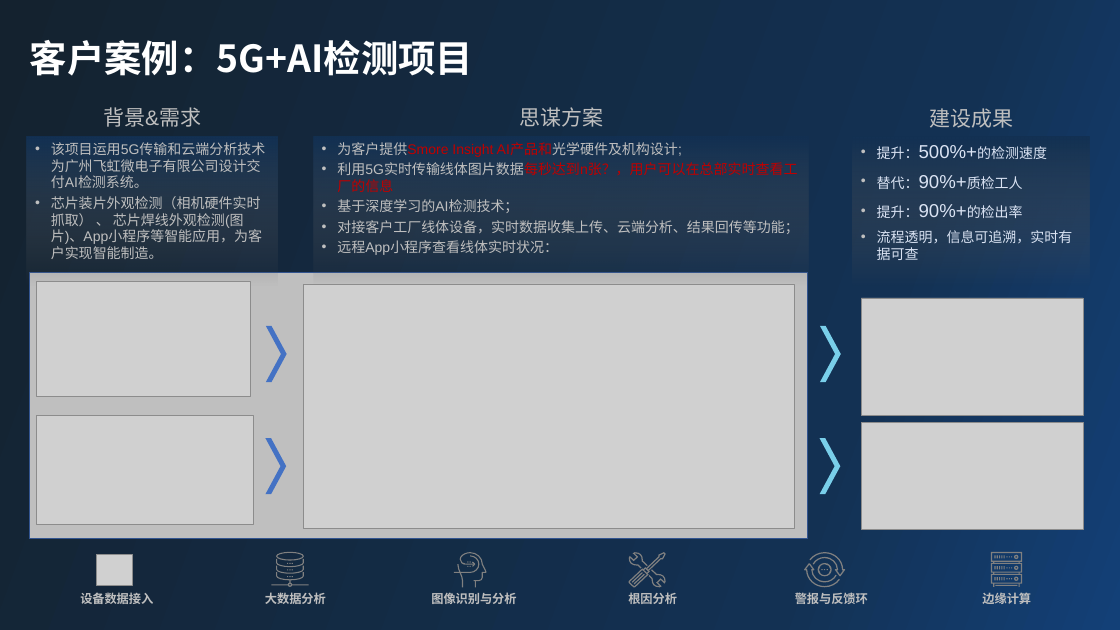
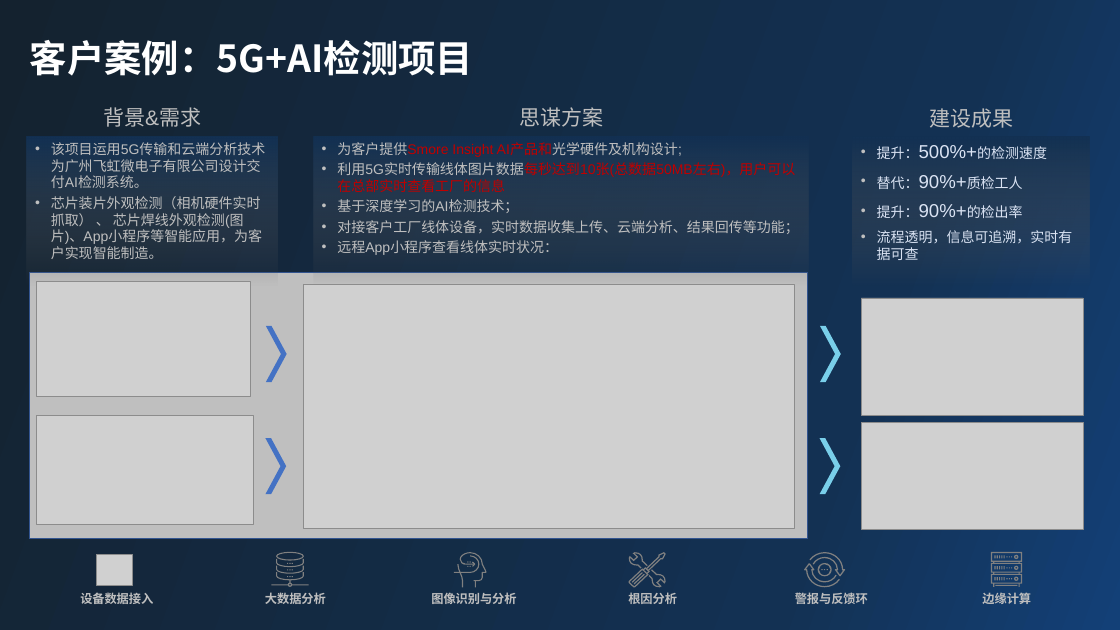
Before and after one commit to wanglvhh/Solution_2021, a slide deck: slide 1 of 2021/06/科东(广州)软件科技有限公司-广州飞虹微电子有限公司 焊线装片工序不良检测/（5G+AI）飞虹微电子.pptx. Drawn at 1120x630 pixels with LibreOffice and Linux fonts; fonts in the diff are those of the drawing; grey boxes stand for pictures; background and template pictures are left out. Boxes give left, top, right and bottom in pixels: in the first picture for what was removed or moved away, otherwise in the second. Text is boxed around its words. In the diff, an @@ line names an element or a change of style, - is before the commit and + after.

Commit message:
Update

```diff
--- a/2021/06/科东(广州)软件科技有限公司-广州飞虹微电子有限公司 焊线装片工序不良检测/（5G+AI）飞虹微电子.pptx
+++ b/2021/06/科东(广州)软件科技有限公司-广州飞虹微电子有限公司 焊线装片工序不良检测/（5G+AI）飞虹微电子.pptx
@@ text in rectangle at (x1=337, y1=162, x2=795, y2=192): text changed @@
-  • 利用5G实时传输线体图片数据每秒达到n张？，用户可以在总部实时查看工厂的信息
+  • 利用5G实时传输线体图片数据每秒达到10张(总数据50MB左右)，用户可以在总部实时查看工厂的信息
```
